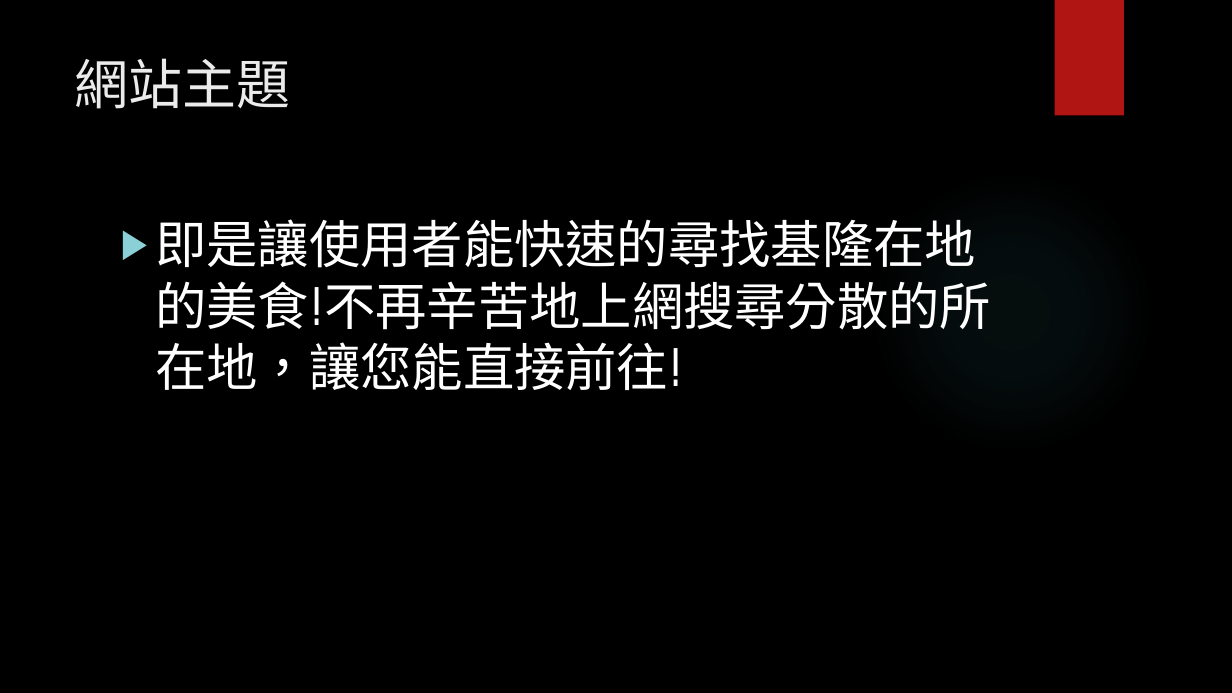
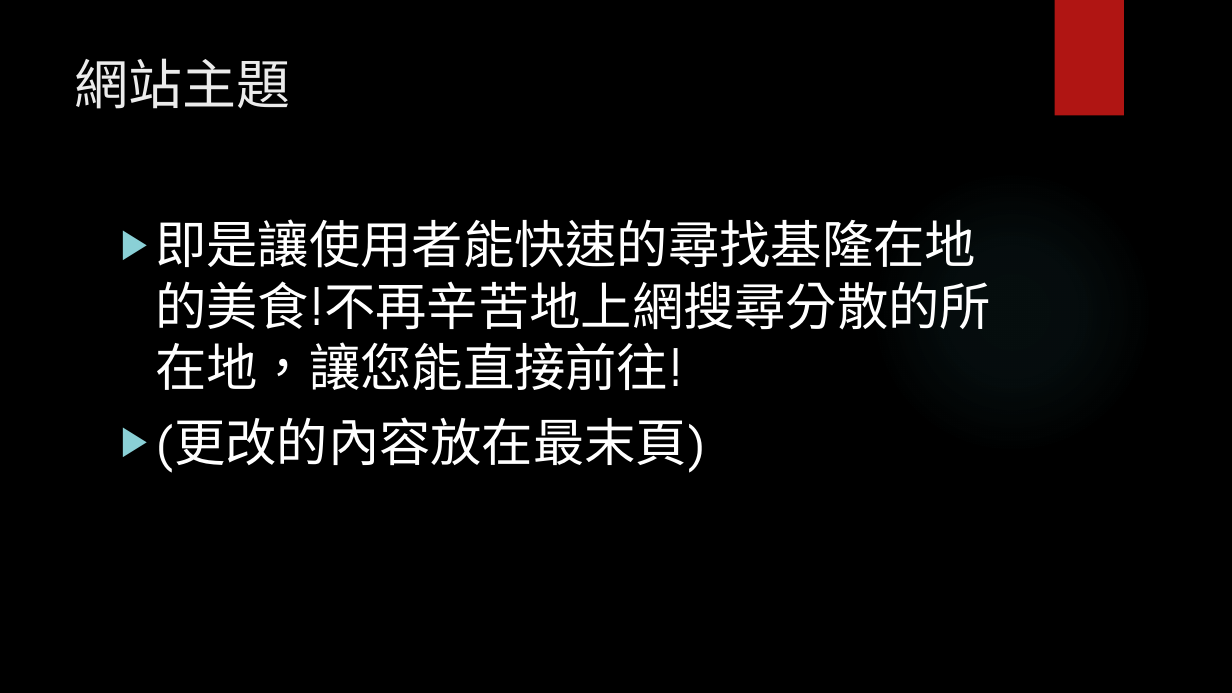
Before and after one commit to Yaoderrr/keelungfood, a slide deck: slide 2 of 報告.pptx. Drawn at 1232x693 pixels with LibreOffice and Linux fonts; fonts in the diff are those of the drawing; background and template pictures are left out. Boxes give left, top, right and bottom in pixels: in the first picture for what was removed or moved away, otherwise in the second. Text is boxed around its words. In the diff, an @@ line names an element or a change of style, - is before the commit and + after.

```diff
--- a/報告.pptx
+++ b/報告.pptx
@@ text at (155,417,706,473): paragraph added @@
+▶ (更改的內容放在最末頁)
```
Also in this commit, not shown: 3 other slides changed, 1 slide added, 5 other files.
